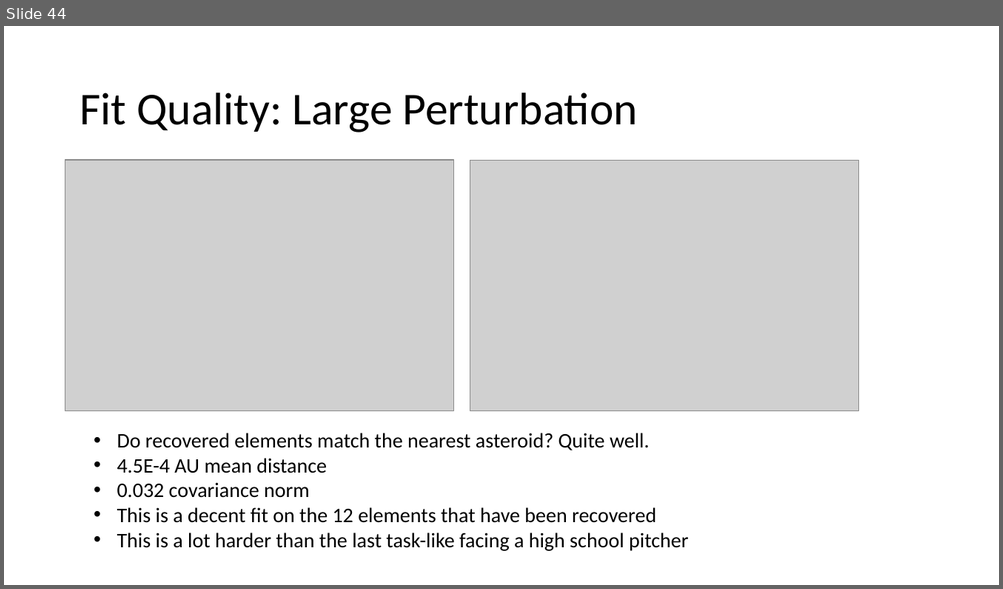
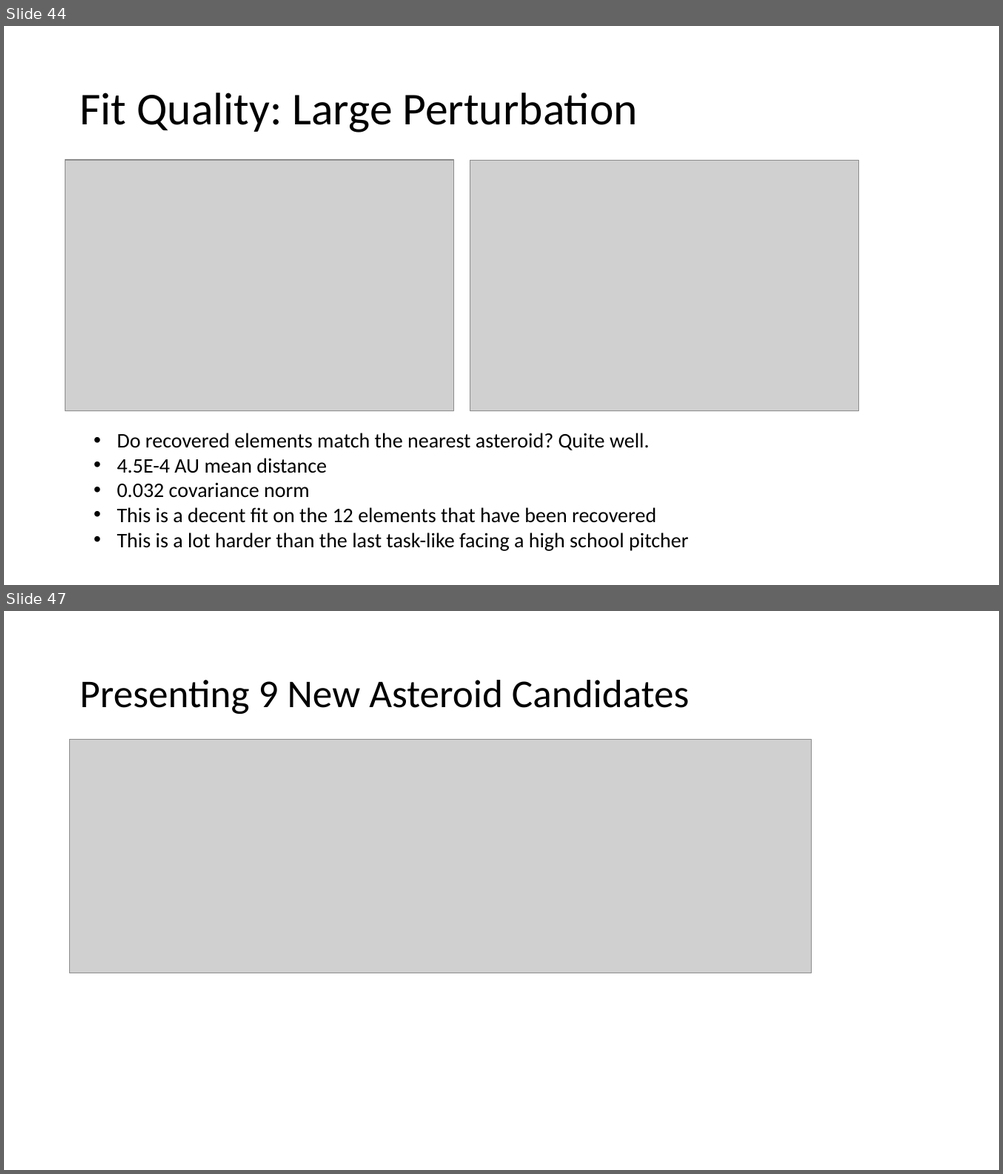
Before and after one commit to memanuel/kepler-sieve, a slide deck: thesis/kepler-sieve-slides.pptx. Shown one above the other, each under a label of ours: slide 44 before the commit, slides 44 and 47 after it; the slides between them are not shown. The pictures are 1003x589 and 1003x1174 pixels, drawn with LibreOffice and Linux fonts; fonts in the diff are those of the drawing; grey boxes stand for pictures. Boxes give left, top, right and bottom in pixels: in the first picture for what was removed or moved away, otherwise in the second. Text is boxed around its words. In the diff, an @@ line names an element or a change of style, - is before the commit and + after.

```diff
--- a/thesis/kepler-sieve-slides.pptx
+++ b/thesis/kepler-sieve-slides.pptx
@@ slide 47 added at [4,611,999,1170], background #FFFFFF @@
@@ title added at [79,680,688,714], 38 pt, text #000000 @@
+Presenting 9 New Asteroid Candidates
@@ picture added at [70,739,811,973] @@
```
Also in this commit, not shown: 7 other slides added, 1 slide removed, 2 other files.
